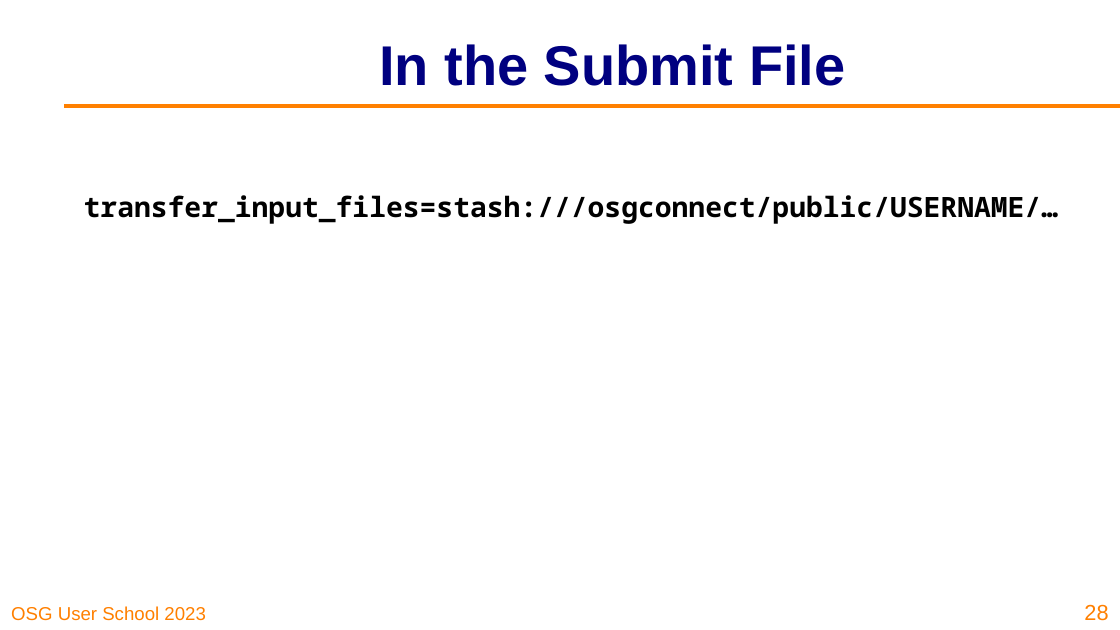
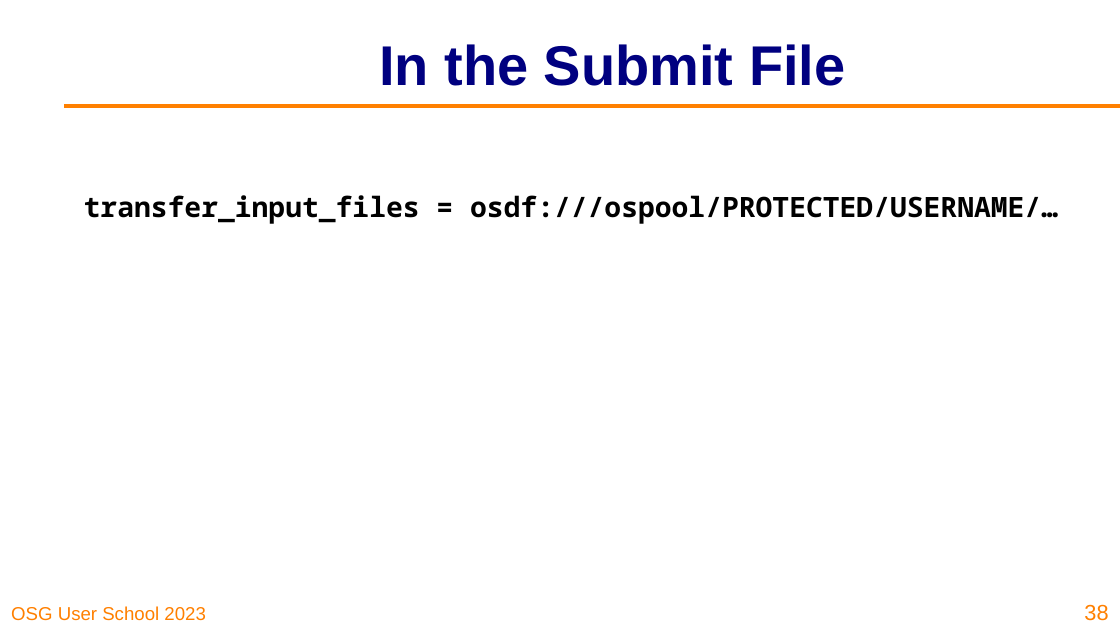
Before and after one commit to osg-htc/user-school-2023, a slide deck: slide 38 of docs/materials/data/files/osgus23-data.pptx (slide 28 before the commit). Drawn at 1120x630 pixels with LibreOffice and Linux fonts; fonts in the diff are those of the drawing; background and template pictures are left out. Boxes give left, top, right and bottom in pixels: in the first picture for what was removed or moved away, otherwise in the second. Text is boxed around its words. In the diff, an @@ line names an element or a change of style, - is before the commit and + after.

```diff
--- a/docs/materials/data/files/osgus23-data.pptx
+++ b/docs/materials/data/files/osgus23-data.pptx
@@ text at (x1=84, y1=195, x2=1058, y2=224): text changed @@
-transfer_input_files=stash:///osgconnect/public/USERNAME/…
+transfer_input_files = osdf:///ospool/PROTECTED/USERNAME/…
@@ page number at (x1=1084, y1=604, x2=1108, y2=621): text changed @@
-28
+38
```
Also in this commit, not shown: 15 other slides changed, 15 slides added, 11 slides removed, 1 other file.
